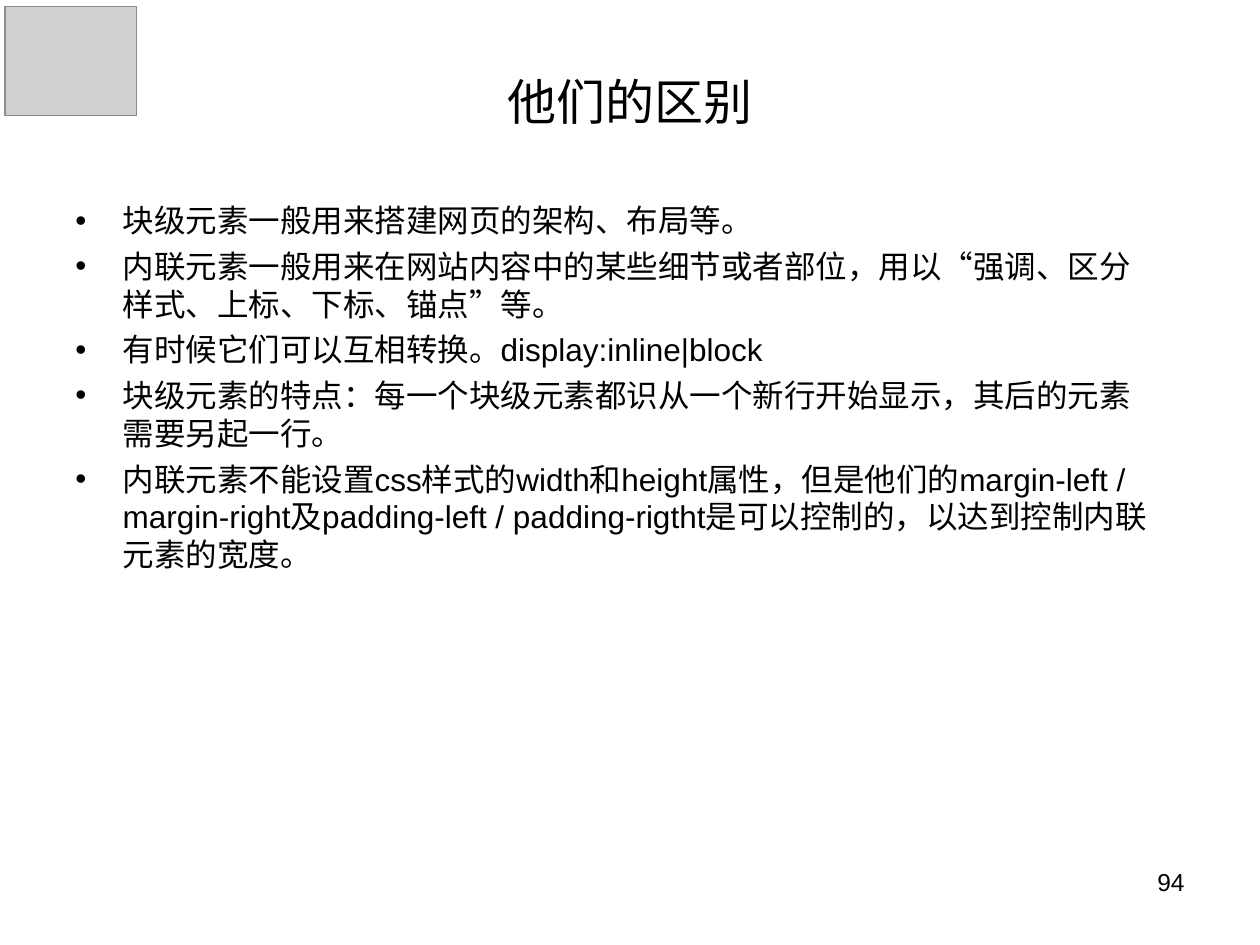
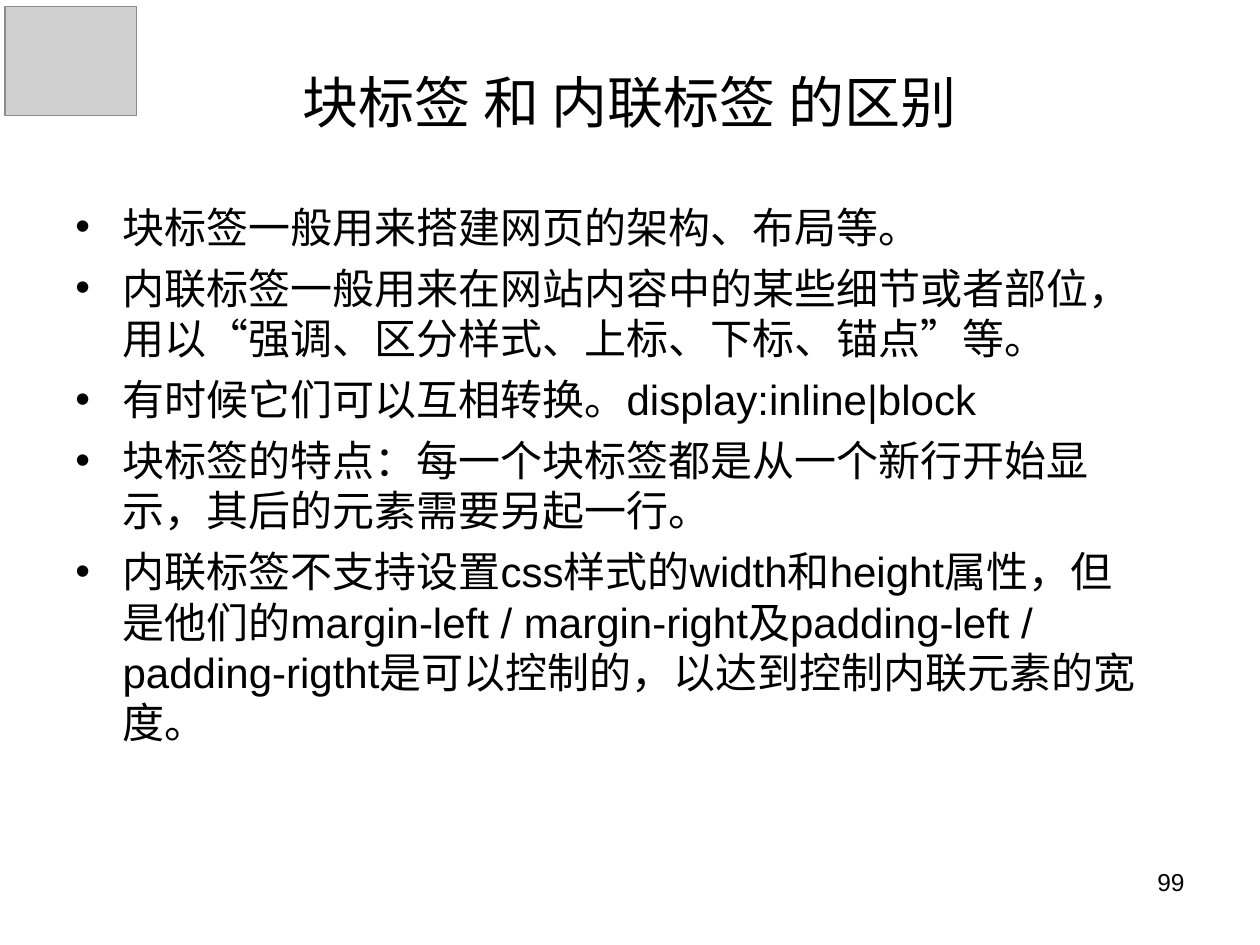
Before and after one commit to panxuepeng/javascript, a slide deck: slide 99 of ppt/1-1（第一天课程）.ppt (slide 94 before the commit). Drawn at 1260x945 pixels with LibreOffice and Linux fonts; fonts in the diff are those of the drawing; grey boxes stand for pictures. Boxes give left, top, right and bottom in pixels: in the first picture for what was removed or moved away, otherwise in the second. Text is boxed around its words. In the diff, an @@ line names an element or a change of style, - is before the commit and + after.

```diff
--- a/ppt/1-1（第一天课程）.ppt
+++ b/ppt/1-1（第一天课程）.ppt
@@ title at [303, 75, 956, 128]: text changed; size 28 to 32 pt @@
-他们的区别
+块标签 和 内联标签 的区别
@@ text at [123, 207, 1131, 358]: text changed; size 18 to 24 pt @@
-• 块级元素一般用来搭建网页的架构、布局等。
-• 内联元素一般用来在网站内容中的某些细节或者部位，用以“强调、区分样式、上标、下标、锚点”等。
+• 块标签一般用来搭建网页的架构、布局等。
+• 内联标签一般用来在网站内容中的某些细节或者部位，用以“强调、区分样式、上标、下标、锚点”等。
@@ text at [123, 379, 976, 424]: size 18 to 24 pt in "有时候它们可以互相转换。display:inline|block"; more space between paragraphs @@
@@ text at [123, 440, 1136, 742]: text changed; size 18 to 24 pt @@
-• 块级元素的特点：每一个块级元素都识从一个新行开始显示，其后的元素需要另起一行。
-• 内联元素不能设置css样式的width和height属性，但是他们的margin-left / margin-right及padding-left / padding-rigtht是可以控制的，以达到控制内联元素的宽度。
+• 块标签的特点：每一个块标签都是从一个新行开始显示，其后的元素需要另起一行。
+• 内联标签不支持设置css样式的width和height属性，但是他们的margin-left / margin-right及padding-left / padding-rigtht是可以控制的，以达到控制内联元素的宽度。
@@ page number at [1157, 874, 1184, 892]: text changed @@
-94
+99
```
Also in this commit, not shown: 22 other slides changed, 12 slides added, 1 slide removed, 3 other files.
